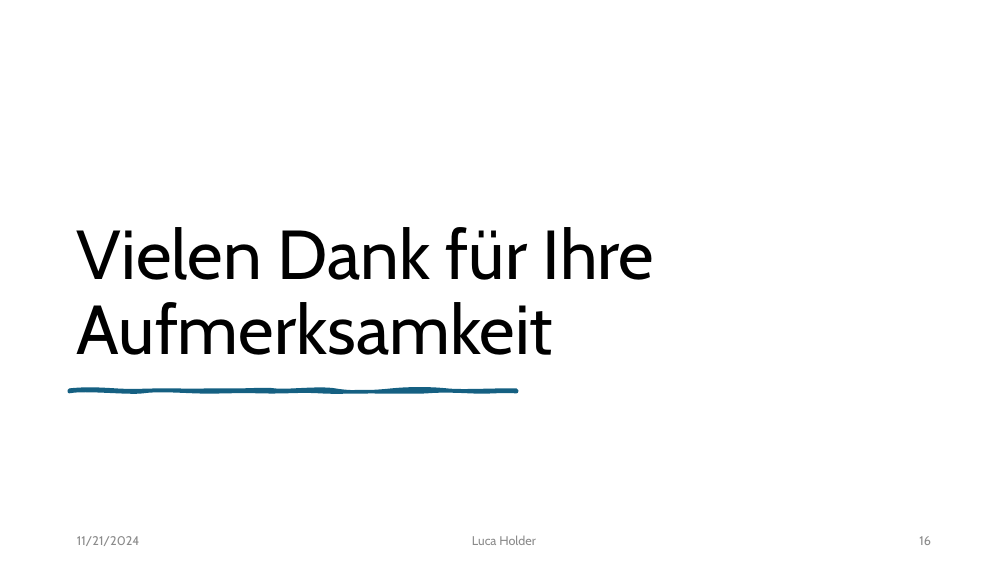
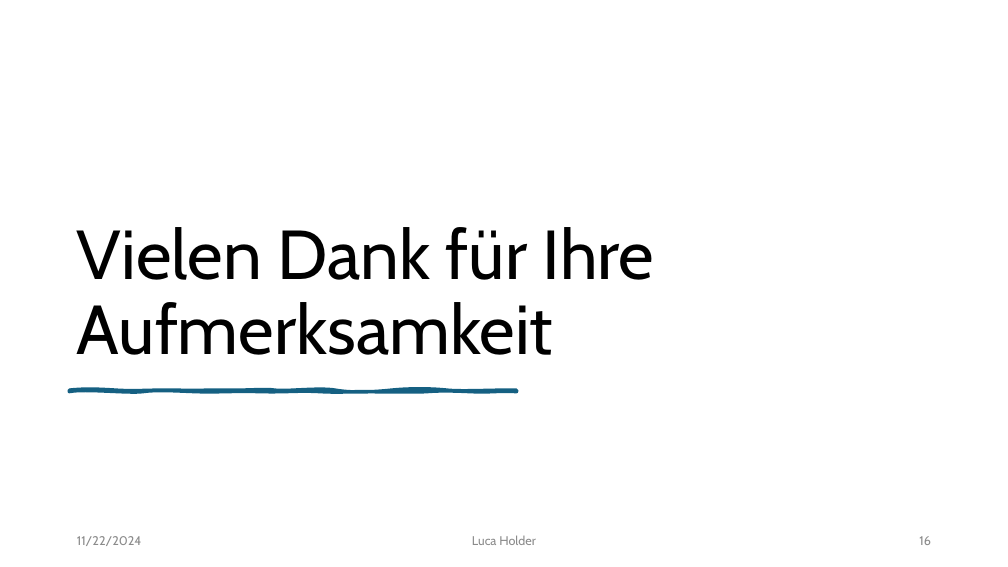
Before and after one commit to grxver7/Big-Data-Exam, a slide deck: slide 16 of Big Data PowerPoint.pptx. Drawn at 1008x567 pixels with LibreOffice and Linux fonts; fonts in the diff are those of the drawing. Boxes give left, top, right and bottom in pixels: in the first picture for what was removed or moved away, otherwise in the second. Text is boxed around its words. In the diff, an @@ line names an element or a change of style, - is before the commit and + after.

```diff
--- a/Big Data PowerPoint.pptx
+++ b/Big Data PowerPoint.pptx
@@ text at (x1=77, y1=536, x2=142, y2=546): text changed @@
-11/21/2024
+11/22/2024
```
Also in this commit, not shown: 25 other slides changed.
